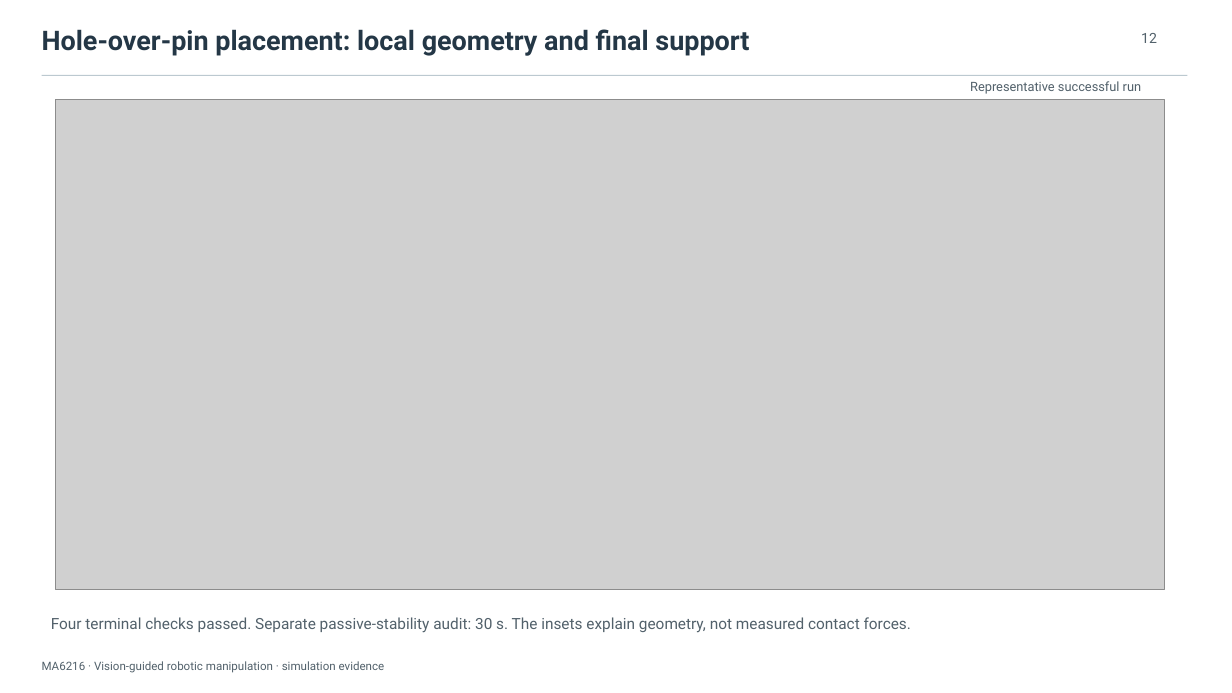
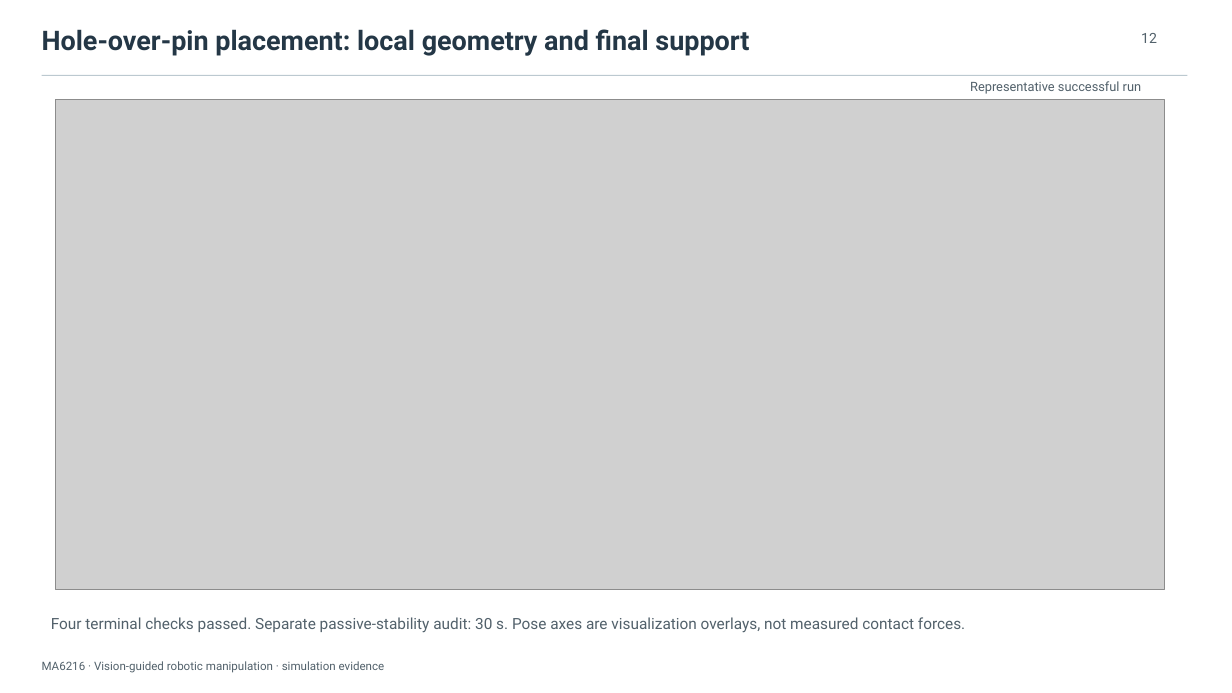
Before and after one commit to LewisLYU-HW/ma6216-ur5e-vision-pick-place, a slide deck: slide 12 of docs/presentation/vision_guided_manipulation.pptx. Drawn at 1232x693 pixels with LibreOffice and Linux fonts; fonts in the diff are those of the drawing; grey boxes stand for pictures. Boxes give left, top, right and bottom in pixels: in the first picture for what was removed or moved away, otherwise in the second. Text is boxed around its words. In the diff, an @@ line names an element or a change of style, - is before the commit and + after.

Commit message:
Enlarge manipulation figures and reproject readable XYZ pose axes

```diff
--- a/docs/presentation/vision_guided_manipulation.pptx
+++ b/docs/presentation/vision_guided_manipulation.pptx
@@ text at bbox=[51, 617, 965, 633]: text changed @@
-Four terminal checks passed. Separate passive-stability audit: 30 s. The insets explain geometry, not measured contact forces.
+Four terminal checks passed. Separate passive-stability audit: 30 s. Pose axes are visualization overlays, not measured contact forces.
```
Also in this commit, not shown: 4 other slides changed, 56 other files.
